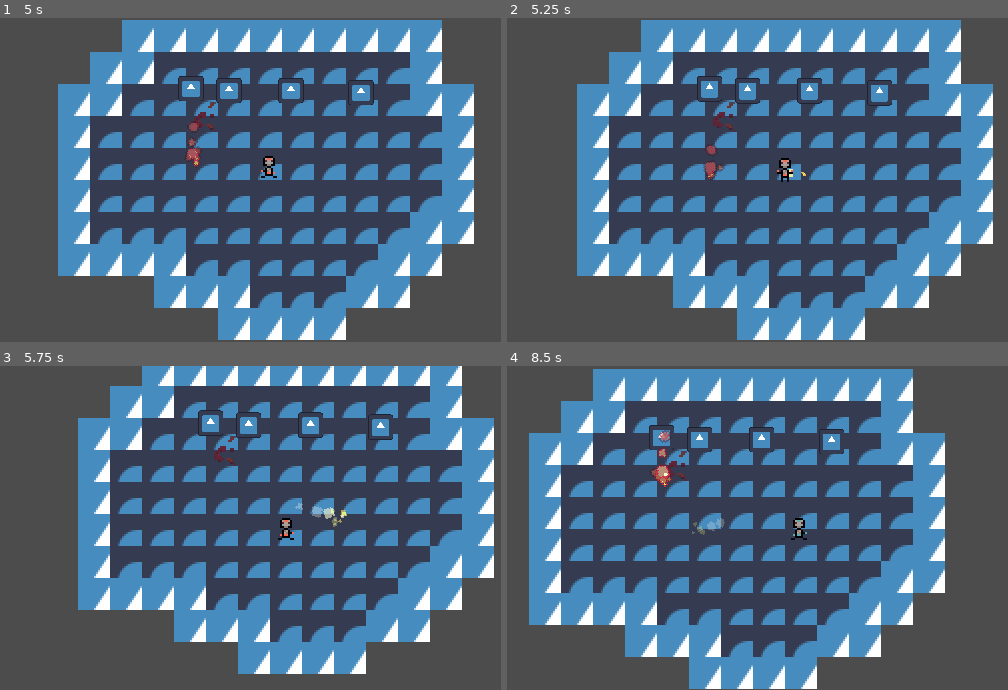
Above: before the commit, frames 1-4 (two rows, left to right).
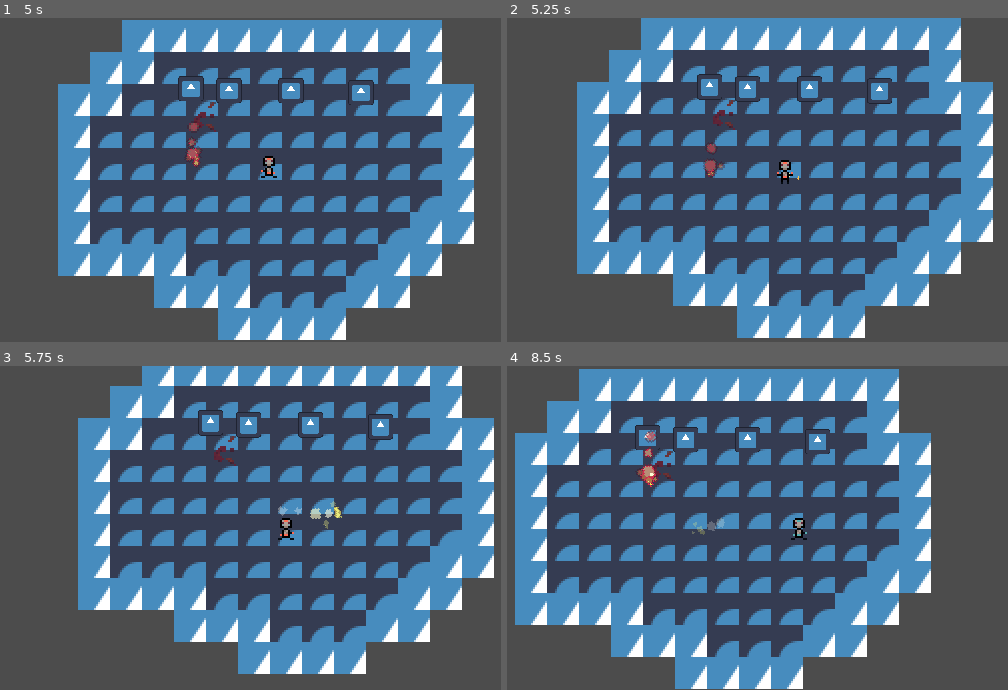
Above: after the commit, the same moments.

Repository: OlliO6/Granted-Wish
Game: Godot game, scene res://content/main.tscn
Two runs of this game, one before a commit and one after it. Both use one fixed random seed, a clock stepped at 60 frames per second and the inputs below. The engine's default icon, where the game draws it, is replaced by a stand-in: a white triangle on a blue panel in a dark square.
Inputs (mouse positions are in pixels of both pictures, inside the frame that each line leads up to):
- Up to frame 1 (5 s): tap Enter at 0.5 s; move the mouse to (415, 163) at 0.52 s; press the mouse at (415, 163) at 0.53 s; hold D (move_right) 0.53-1.28 s; move the mouse to (170, 196) at 1.27 s; release the mouse at (170, 196) at 1.28 s; hold S (move_down) 1.28-2.03 s; tap Mouse wheel down (next_spell) at 1.35 s; move the mouse to (345, 108) at 2.02 s; hold D (move_right) 2.03-2.78 s; hold Mouse wheel up (previous_spell) 2.03-2.78 s; move the mouse to (260, 244) at 2.77 s; hold W (move_up) 2.78-3.53 s; click (260, 244) at 2.85 s; move the mouse to (460, 228) at 3.52 s; hold Mouse wheel down (next_spell) 3.53-4.28 s; hold A (move_left) from 3.53 s (still down); move the mouse to (115, 131) at 4.27 s; tap Mouse wheel up (previous_spell) at 4.35 s
- Up to frame 2 (5.25 s): move the mouse to (822, 180) at 5.02 s; release A (move_left) at 5.03 s; press the mouse at (822, 180) at 5.03 s; hold S (move_down) from 5.03 s (still down)
- Up to frame 3 (5.75 s): keep holding S (move_down)
- Up to frame 4 (8.5 s): move the mouse to (707, 447) at 5.77 s; release S (move_down) at 5.78 s; release the mouse at (707, 447) at 5.78 s; hold D (move_right) 5.78-6.53 s; tap Mouse wheel down (next_spell) at 5.85 s; move the mouse to (922, 511) at 6.52 s; hold W (move_up) 6.53-7.28 s; hold Mouse wheel up (previous_spell) 6.53-7.28 s; move the mouse to (677, 544) at 7.27 s; hold D (move_right) 7.28-8.03 s; click (677, 544) at 7.35 s; move the mouse to (852, 456) at 8.02 s; hold S (move_down) from 8.03 s (still down); hold Mouse wheel down (next_spell) from 8.03 s (still down)

Frame 1 is identical in both runs. In frame 2, 9.0% of the frame differs, in the area x 13-98%, y 0-100%; in frame 3, 0.4%; in frame 4, 34%, in the area x 1-88%, y 0-100%.

Commit message:
improve spell switching

Diff:
--- a/player/player.tscn
+++ b/player/player.tscn
@@ -165,7 +165,7 @@
 [node name="SpellCaster" type="Node2D" parent="."]
 position = Vector2(0, -4)
 script = ExtResource("8_4qdl6")
-spell_data = Array[Resource("res://content/entities/spells/spell_data.gd")]([ExtResource("9_e8mk7"), ExtResource("13_sx2fl")])
+spell_data_list = Array[Resource("res://content/entities/spells/spell_data.gd")]([ExtResource("9_e8mk7"), ExtResource("13_sx2fl")])
 
 [node name="Timer" type="Timer" parent="SpellCaster"]
 one_shot = true
--- a/player/spell_caster.gd
+++ b/player/spell_caster.gd
@@ -4,16 +4,16 @@
 signal spell_casted(spell: Node2D, spell_data: SpellData)
 signal selected_spell_changed(spell_data: SpellData)
 
-@export var spell_data: Array[SpellData]
+@export var spell_data_list: Array[SpellData]
 
 @onready var timer: Timer = get_node("Timer")
 @onready var audio_player: AudioStreamPlayer2D = get_node("AudioStreamPlayer2D")
 
 var current_spell_idx: int:
 	set(v):
-		if v >= 0 and v < spell_data.size():
+		if v >= 0 and v < spell_data_list.size():
 			current_spell_idx = v
-			_current_spell = spell_data[v]
+			_current_spell = spell_data_list[v]
 
 var _current_spell: SpellData:
 	set(v):
@@ -23,6 +23,7 @@
 func _ready() -> void:
 	current_spell_idx = 0
 
+	selected_spell_changed.connect(_on_selected_spell_changed)
 	timer.timeout.connect(_on_timeout)
 	InputManager.attack_pressed.connect(_on_attack_pressed)
 	InputManager.spell_selected.connect(func(i): current_spell_idx=i - 1)
@@ -50,10 +51,14 @@
 	return _current_spell
 
 func _on_attack_pressed() -> void:
-	if !timer.is_stopped()||!_current_spell:
+	if !timer.is_stopped() or !_current_spell:
 		return
+
 	cast_spell(_current_spell)
 
 func _on_timeout() -> void:
 	if _current_spell.allow_hold and InputManager.is_attack_pressed():
 		cast_spell(_current_spell)
+
+func _on_selected_spell_changed(spell_data: SpellData) -> void:
+	timer.start(spell_data.cast_delay)
